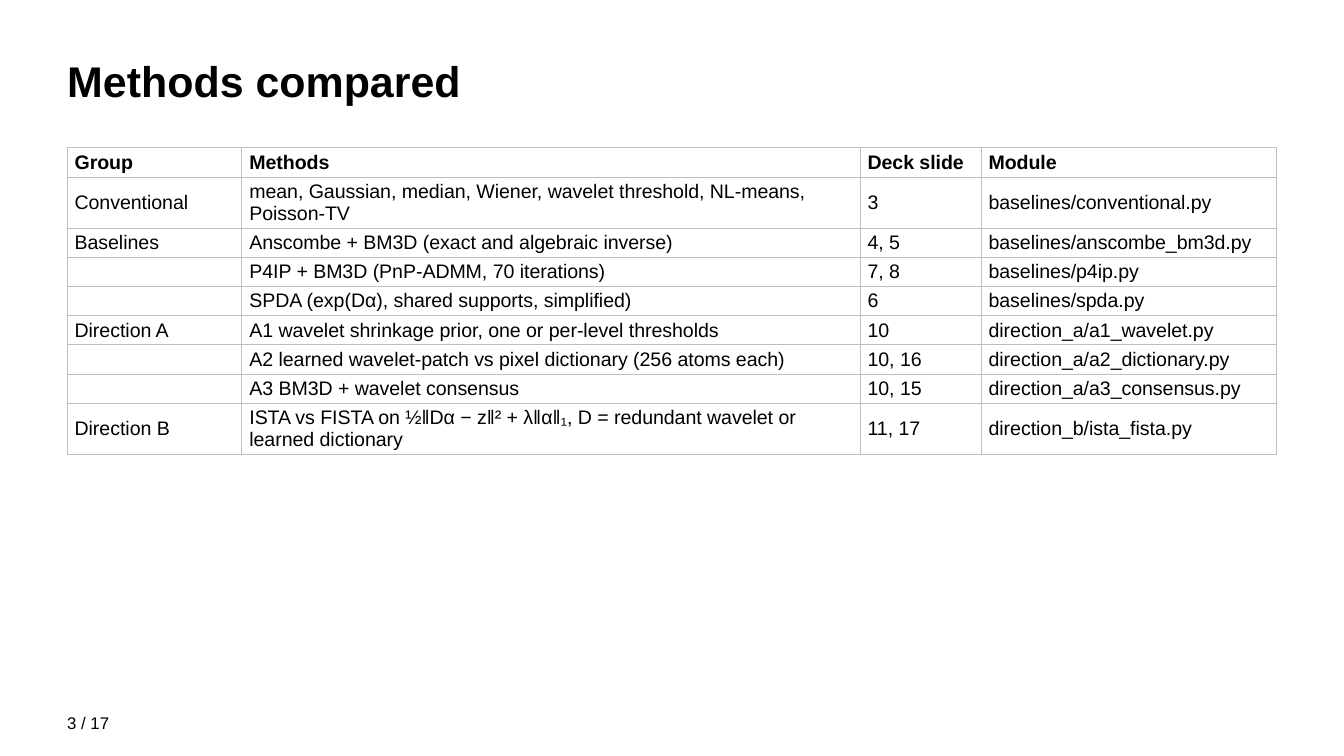
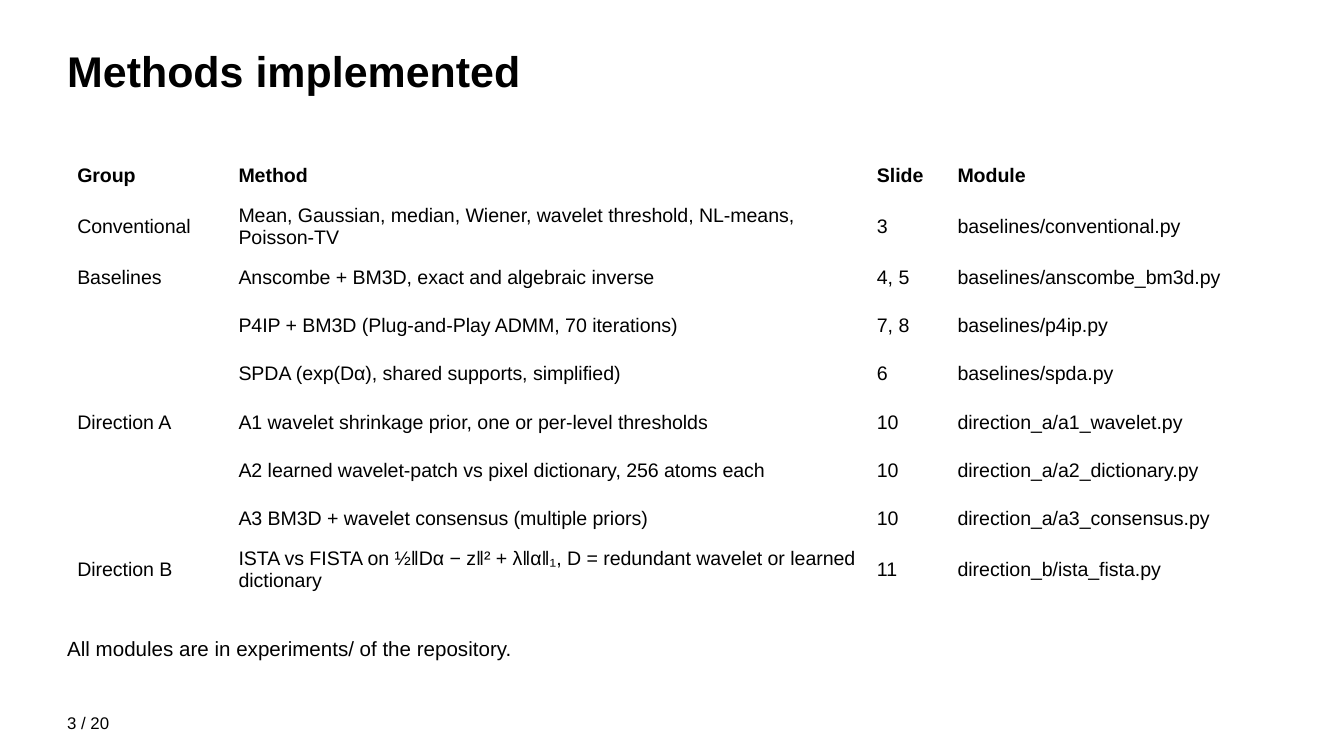
Before and after one commit to tarantulass/EE779-Poisson-Denoising, a slide deck: slide 3 of output/EE779_results.pptx. Drawn at 1344x756 pixels with LibreOffice and Linux fonts; fonts in the diff are those of the drawing. Boxes give left, top, right and bottom in pixels: in the first picture for what was removed or moved away, otherwise in the second. Text is boxed around its words. In the diff, an @@ line names an element or a change of style, - is before the commit and + after.

```diff
--- a/output/EE779_results.pptx
+++ b/output/EE779_results.pptx
@@ text at (x1=67, y1=56, x2=521, y2=95): text changed @@
-Methods compared
+Methods implemented
@@ text "Methods implemented" at (x1=67, y1=56, x2=521, y2=95): vertical alignment middle to top @@
@@ table at (x1=67, y1=152, x2=1277, y2=595) @@
-row 1, column 2: Methods
+row 1, column 2: Method
-row 1, column 3: Deck slide
+row 1, column 3: Slide
-row 2, column 2: mean, Gaussian, median, Wiener, wavelet threshold, NL-means, Poisson-TV
+row 2, column 2: Mean, Gaussian, median, Wiener, wavelet threshold, NL-means, Poisson-TV
-row 3, column 2: Anscombe + BM3D (exact and algebraic inverse)
+row 3, column 2: Anscombe + BM3D, exact and algebraic inverse
-row 4, column 2: P4IP + BM3D (PnP-ADMM, 70 iterations)
+row 4, column 2: P4IP + BM3D (Plug-and-Play ADMM, 70 iterations)
-row 7, column 2: A2 learned wavelet-patch vs pixel dictionary (256 atoms each)
+row 7, column 2: A2 learned wavelet-patch vs pixel dictionary, 256 atoms each
-row 7, column 3: 10, 16
+row 7, column 3: 10
-row 8, column 2: A3 BM3D + wavelet consensus
+row 8, column 2: A3 BM3D + wavelet consensus (multiple priors)
-row 8, column 3: 10, 15
+row 8, column 3: 10
-row 9, column 3: 11, 17
+row 9, column 3: 11
@@ fill none to #FFFFFF in 32 cells @@
@@ borders changed @@
@@ table resized from (x1=67, y1=148, x2=1277, y2=454) to (x1=67, y1=152, x2=1277, y2=595) @@
@@ text added at (x1=67, y1=641, x2=511, y2=661), 11 pt, text #000000 @@
+All modules are in experiments/ of the repository.
@@ text at (x1=67, y1=717, x2=109, y2=729): text changed @@
-3 / 17
+3 / 20
```
Also in this commit, not shown: 14 other slides changed, 5 slides added, 2 slides removed, 2 other files.
